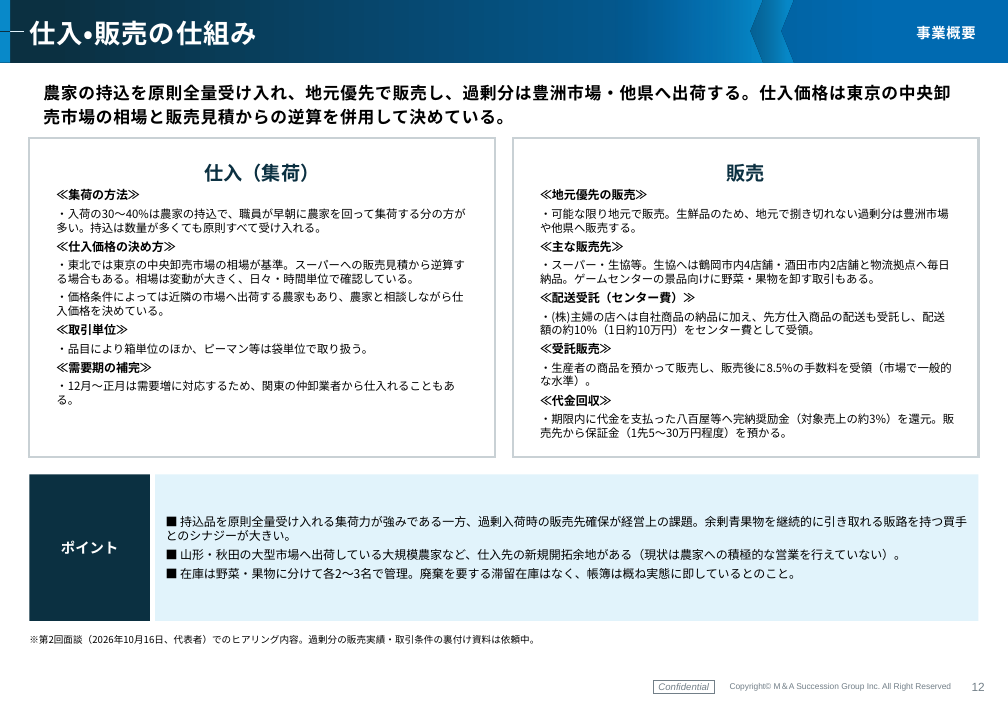
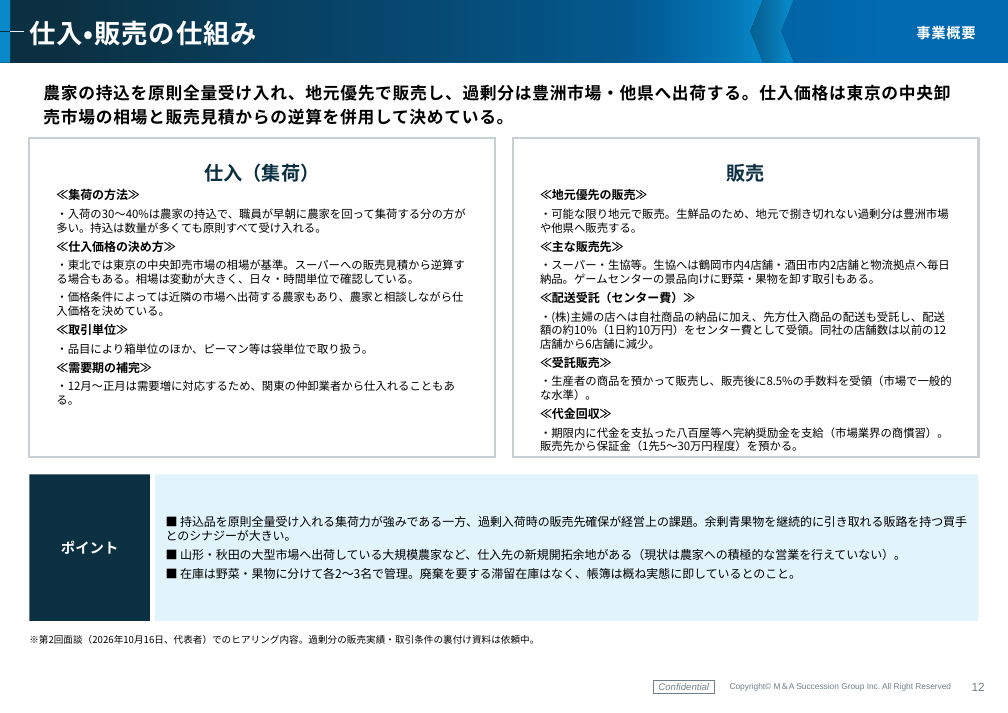
Before and after one commit to keisuketagaito/github-1st, a slide deck: slide 13 of 株式会社鶴岡中央青果/企業概要書_鶴岡中央青果_261019.pptx. Drawn at 1008x713 pixels with LibreOffice and Linux fonts; fonts in the diff are those of the drawing; background and template pictures are left out. Boxes give left, top, right and bottom in pixels: in the first picture for what was removed or moved away, otherwise in the second. Text is boxed around its words. In the diff, an @@ line names an element or a change of style, - is before the commit and + after.

```diff
--- a/株式会社鶴岡中央青果/企業概要書_鶴岡中央青果_261019.pptx
+++ b/株式会社鶴岡中央青果/企業概要書_鶴岡中央青果_261019.pptx
@@ text at bbox=[540, 311, 946, 349]: text changed @@
-・(株)主婦の店へは自社商品の納品に加え、先方仕入商品の配送も受託し、配送額の約10%（1日約10万円）をセンター費として受領。
+・(株)主婦の店へは自社商品の納品に加え、先方仕入商品の配送も受託し、配送額の約10%（1日約10万円）をセンター費として受領。同社の店舗数は以前の12店舗から6店舗に減少。
@@ text at bbox=[540, 427, 949, 451]: text changed @@
-・期限内に代金を支払った八百屋等へ完納奨励金（対象売上の約3%）を還元。販売先から保証金（1先5〜30万円程度）を預かる。
+・期限内に代金を支払った八百屋等へ完納奨励金を支給（市場業界の商慣習）。販売先から保証金（1先5〜30万円程度）を預かる。
```
Also in this commit, not shown: 9 other slides changed, 6 other files.
